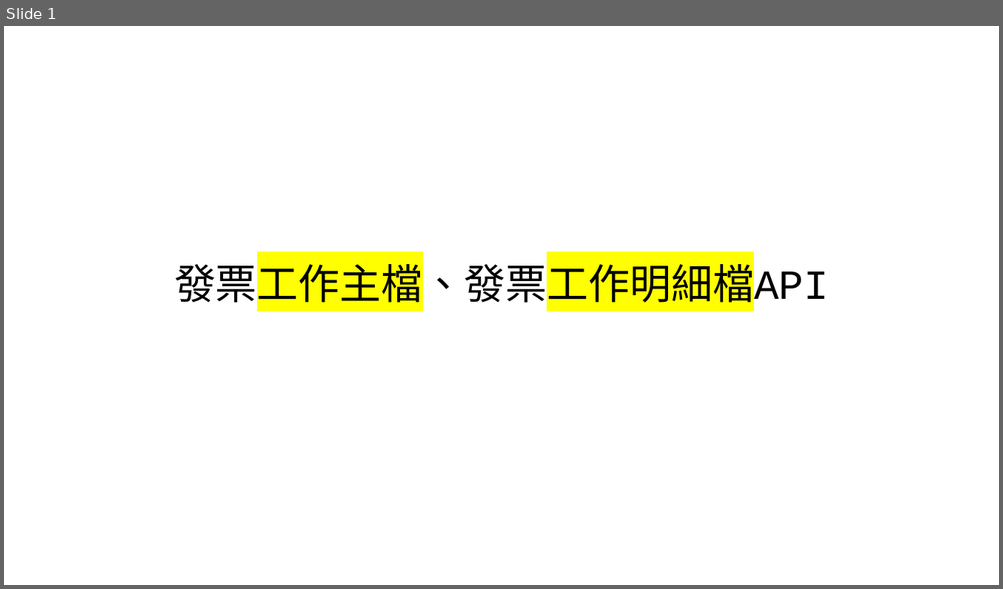
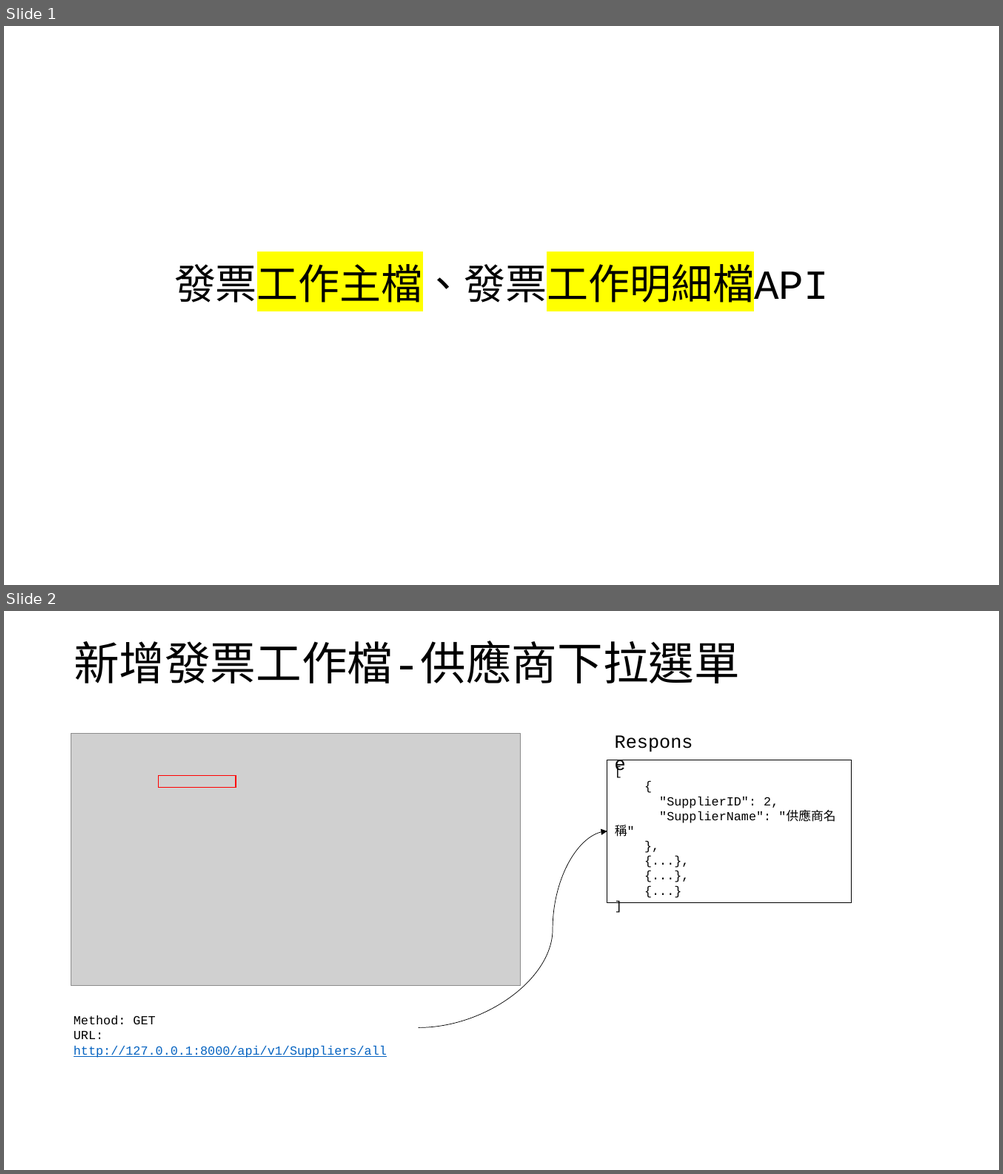
Before and after one commit to appletime81/cbp-sys-api, a slide deck: CBP專案/發票工作主檔&發票工作明細檔API.pptx. Shown one above the other, each under a label of ours: slide 1 before the commit, slides 1 and 2 after it. The pictures are 1003x589 and 1003x1174 pixels, drawn with LibreOffice and Linux fonts; fonts in the diff are those of the drawing; grey boxes stand for pictures. Boxes give left, top, right and bottom in pixels: in the first picture for what was removed or moved away, otherwise in the second. Text is boxed around its words. In the diff, an @@ line names an element or a change of style, - is before the commit and + after.

```diff
--- a/CBP專案/發票工作主檔&發票工作明細檔API.pptx
+++ b/CBP專案/發票工作主檔&發票工作明細檔API.pptx
@@ slide 2 added at [4, 611, 999, 1170], background #FFFFFF @@
@@ title added at [74, 641, 740, 684], 44 pt, text #000000 @@
+新增發票工作檔-供應商下拉選單
@@ picture added at [71, 733, 521, 985] @@
@@ text added at [607, 726, 708, 756], 18 pt, text #000000 @@
+Response
@@ rectangle added at [607, 760, 851, 903], outline #000000 0.75 pt, 12 pt, text #000000 @@
+[
+{
+"SupplierID": 2,
+"SupplierName": "供應商名稱"
+},
+{...},
+{...},
+{...}
+]
@@ rectangle added at [159, 775, 236, 787], outline #FF0000 1 pt @@
@@ curved arrow added from (418, 1028) to (607, 831), #000000 0.5 pt @@
@@ text added at [74, 1016, 387, 1058], 12 pt, text #0563C1, underline @@
+Method: GET
+URL: http://127.0.0.1:8000/api/v1/Suppliers/all
```
Also in this commit, not shown: 3 slides changed, 2 other slides added, 8 other files.
